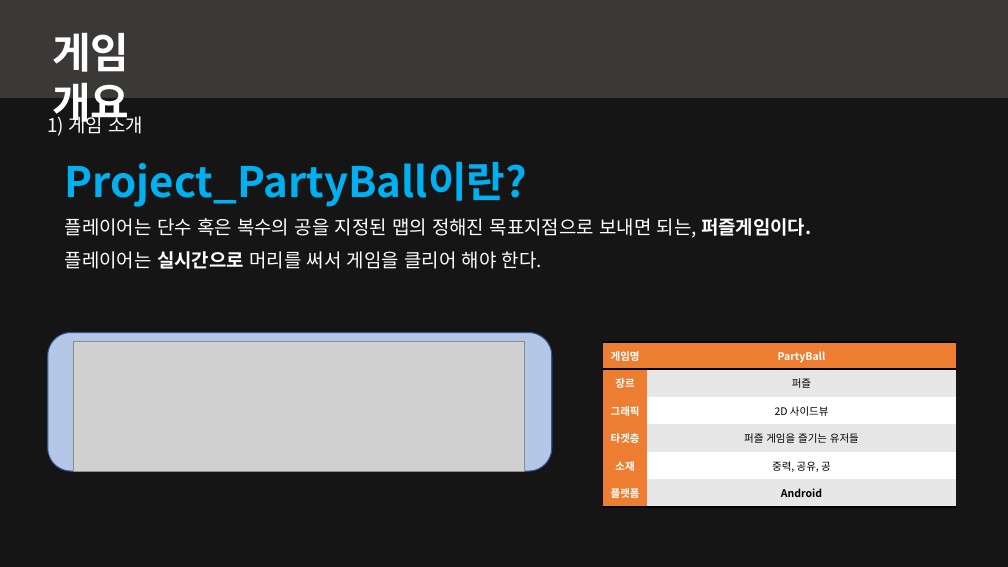
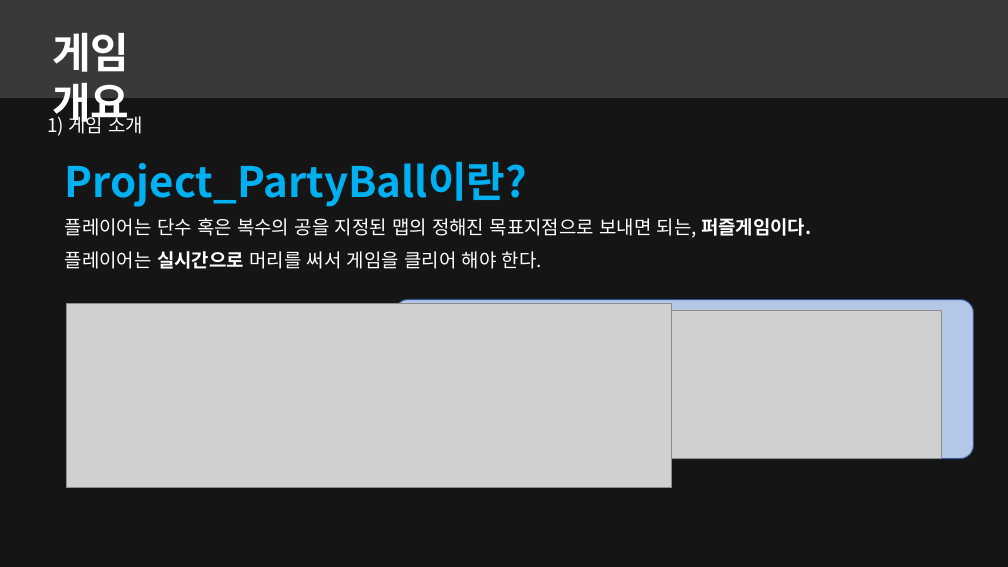
Before and after one commit to kjpark102312/Jagu_Agis, a slide deck: slide 2 of Presentation/AGIS 발표자료.pptx (slide 3 before the commit). Drawn at 1008x567 pixels with LibreOffice and Linux fonts; fonts in the diff are those of the drawing; grey boxes stand for pictures; background and template pictures are left out; a plain dark background stands for a picture behind light text. Boxes give left, top, right and bottom in pixels: in the first picture for what was removed or moved away, otherwise in the second. Text is boxed around its words. In the diff, an @@ line names an element or a change of style, - is before the commit and + after.

```diff
--- a/Presentation/AGIS 발표자료.pptx
+++ b/Presentation/AGIS 발표자료.pptx
@@ rounded rectangle: place and size @@
-rounded rectangle at bbox=[48, 333, 552, 471]
+rounded rectangle at bbox=[395, 299, 974, 458]
@@ rounded rectangle at bbox=[395, 299, 974, 458]: proportions changed @@
@@ picture added at bbox=[67, 303, 671, 488] @@
@@ picture: place and size @@
-picture at bbox=[74, 342, 525, 471]
+picture at bbox=[425, 310, 942, 459]
@@ table removed at bbox=[603, 342, 956, 507], 6 rows, 2 columns @@
-게임명 | PartyBall
-장르 | 퍼즐
-그래픽 | 2D 사이드뷰
-타겟층 | 퍼즐 게임을 즐기는 유저들
-소재 | 중력, 공유, 공
-플랫폼 | Android
```
Also in this commit, not shown: 2 other slides changed, 3 slides added, 8 slides removed.
